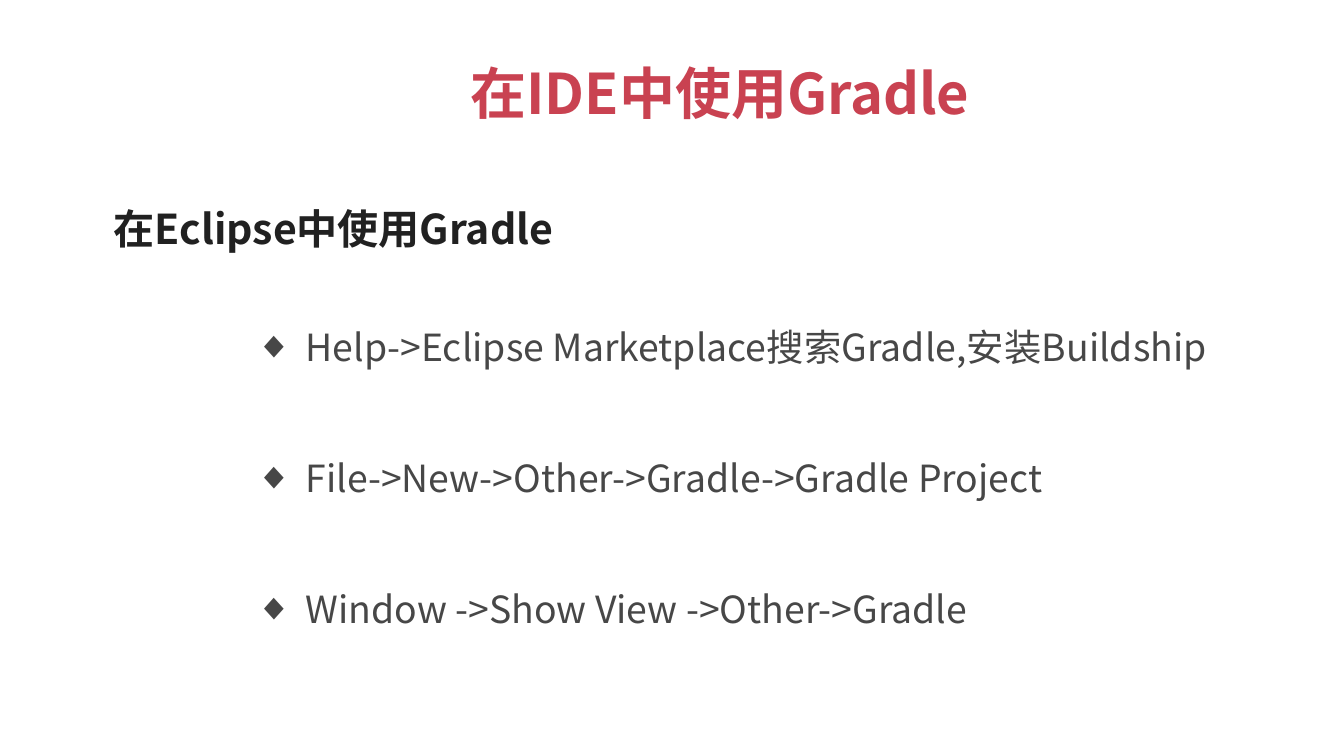
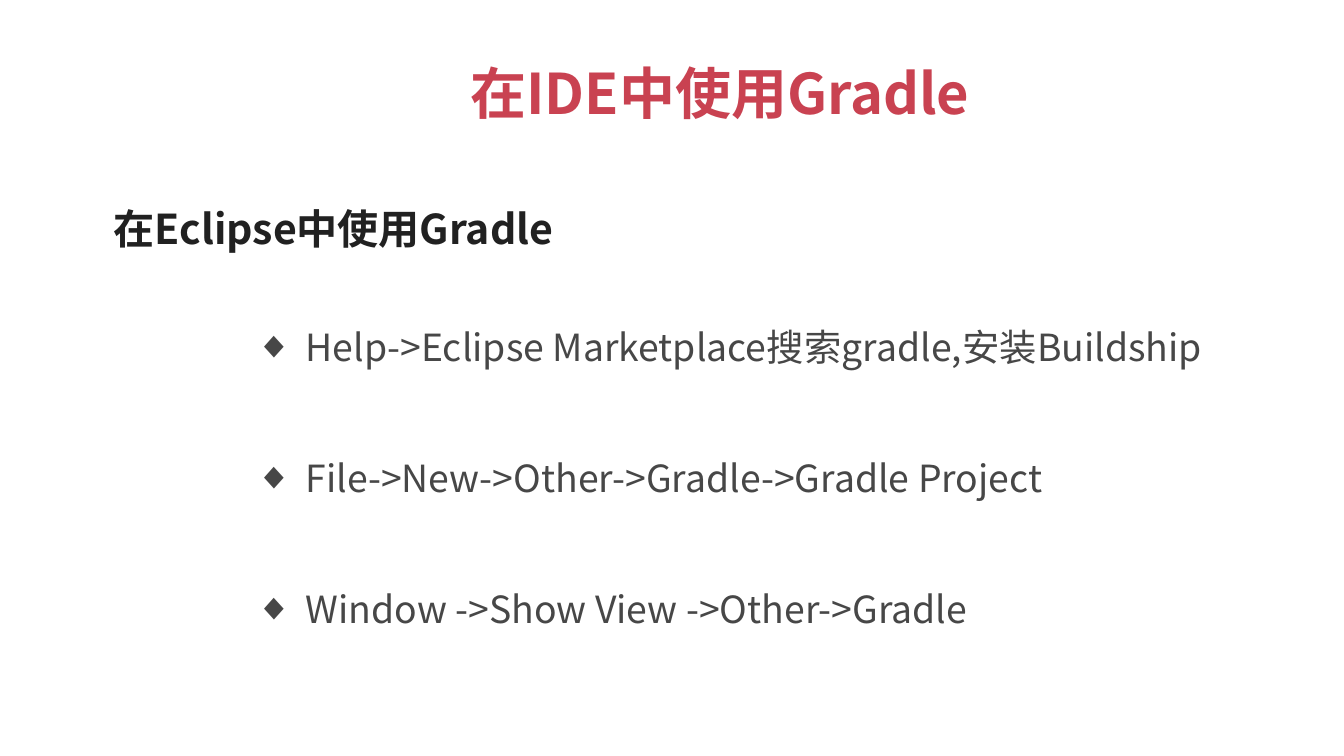
Before and after one commit to 1329555958/imooc, a slide deck: slide 17 of Gradle.pptx. Drawn at 1344x756 pixels with LibreOffice and Linux fonts; fonts in the diff are those of the drawing. Boxes give left, top, right and bottom in pixels: in the first picture for what was removed or moved away, otherwise in the second. Text is boxed around its words. In the diff, an @@ line names an element or a change of style, - is before the commit and + after.

```diff
--- a/Gradle.pptx
+++ b/Gradle.pptx
@@ text at (306,329,1202,371): text changed @@
-  ◆ Help->Eclipse Marketplace搜索Gradle,安装Buildship
+  ◆ Help->Eclipse Marketplace搜索gradle,安装Buildship
```
Also in this commit, not shown: 2 other files.
